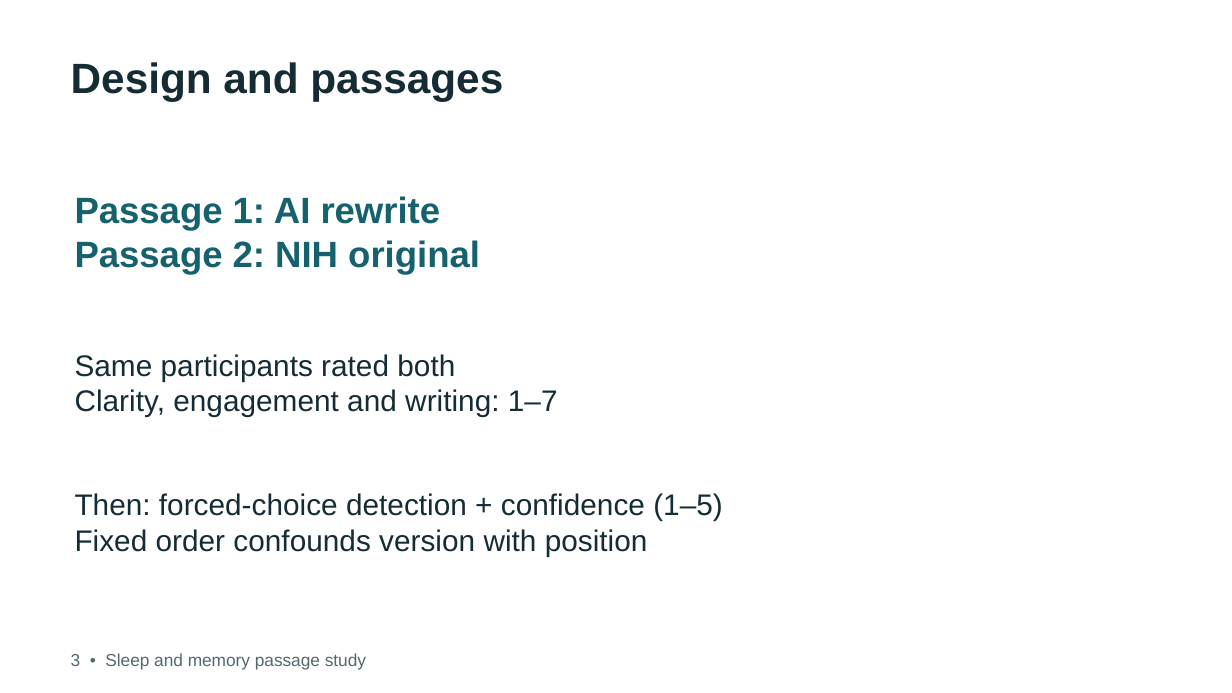
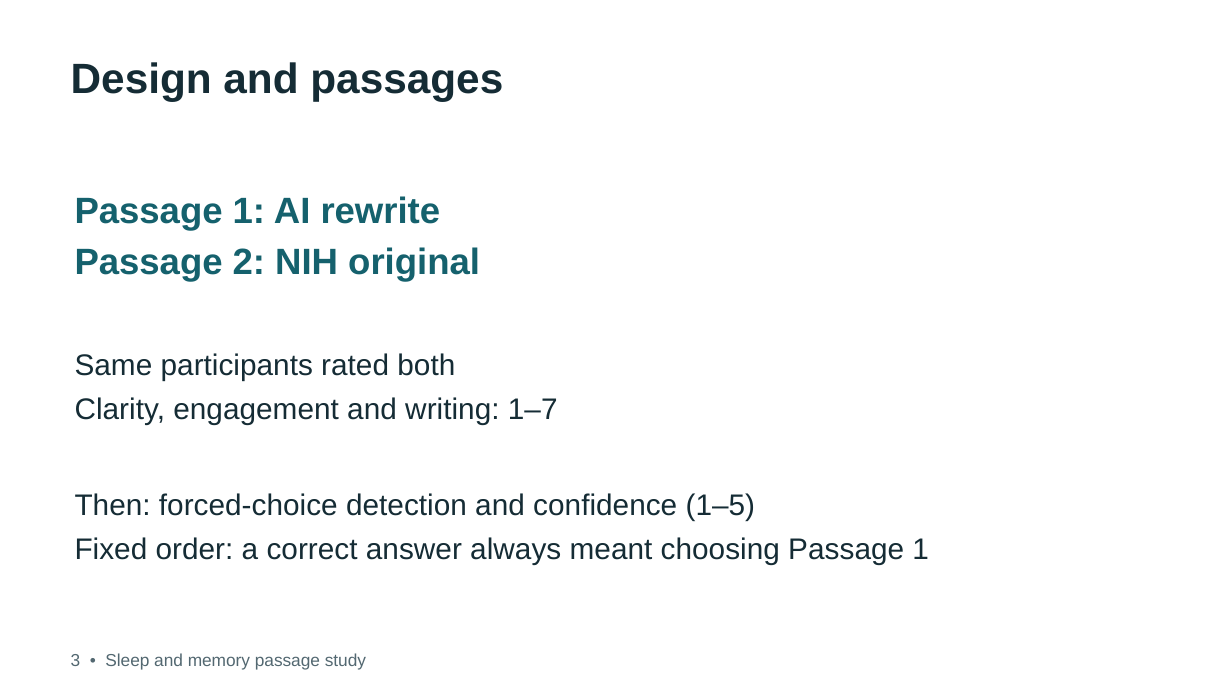
Before and after one commit to debshreechowdhury/sleep-memory-passage-study, a slide deck: slide 3 of presentation/design_detection.pptx. Drawn at 1232x693 pixels with LibreOffice and Linux fonts; fonts in the diff are those of the drawing. Boxes give left, top, right and bottom in pixels: in the first picture for what was removed or moved away, otherwise in the second. Text is boxed around its words. In the diff, an @@ line names an element or a change of style, - is before the commit and + after.

```diff
--- a/presentation/design_detection.pptx
+++ b/presentation/design_detection.pptx
@@ text "Passage 1: AI rewrite" at (x1=75, y1=196, x2=480, y2=282): more space between paragraphs @@
@@ text "Same participants rated both" at (x1=75, y1=353, x2=558, y2=424): more space between paragraphs @@
@@ text at (x1=75, y1=493, x2=929, y2=564): text changed @@
-Then: forced-choice detection + confidence (1–5)
-Fixed order confounds version with position
+Then: forced-choice detection and confidence (1–5)
+Fixed order: a correct answer always meant choosing Passage 1
```
Also in this commit, not shown: 4 other slides changed, 3 slides added, 3 slides removed, 51 other files.
